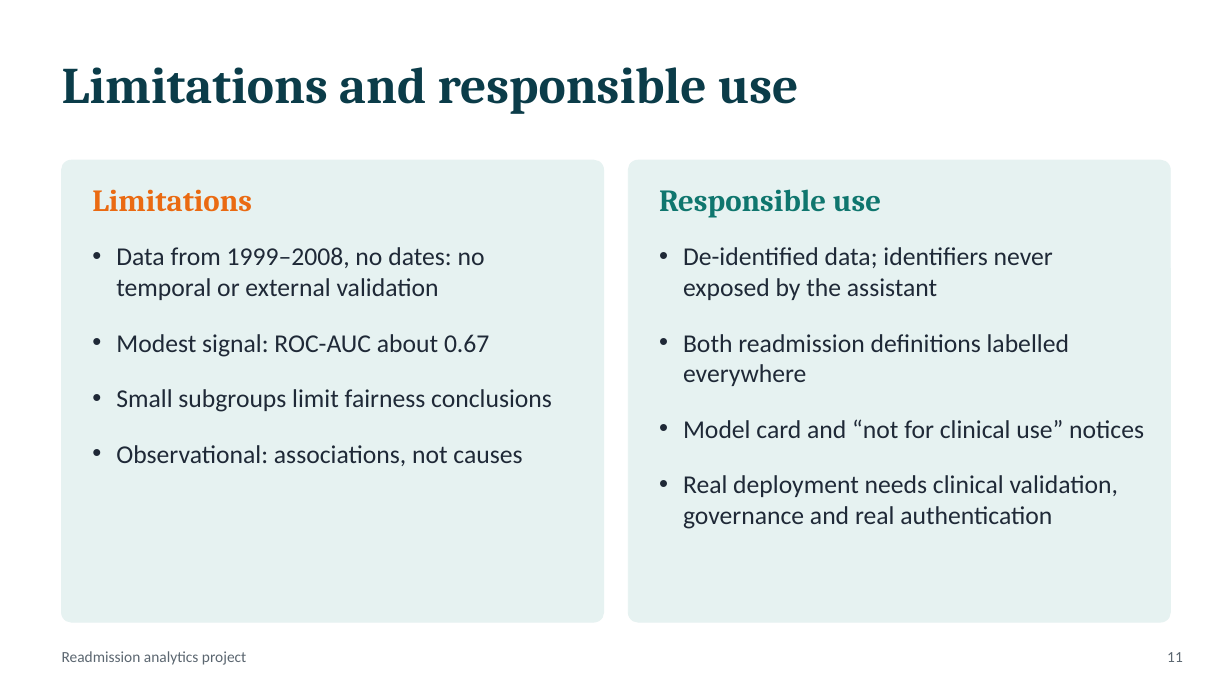
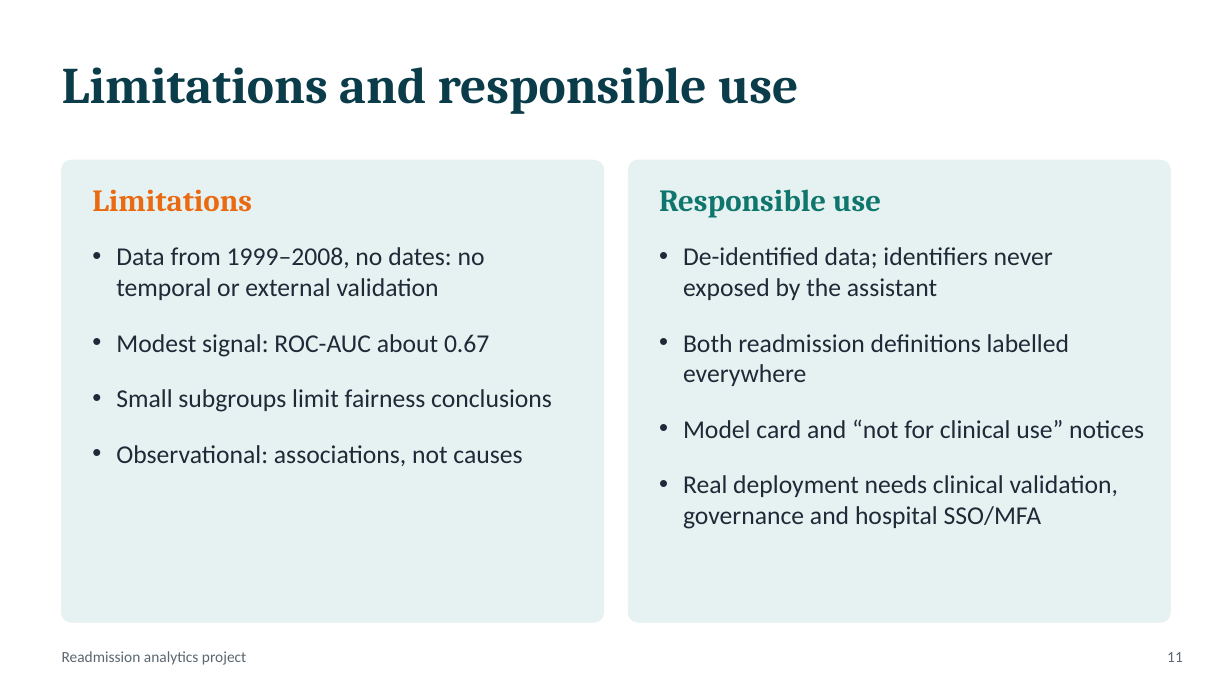
Before and after one commit to balavignesh16/MedOrch, a slide deck: slide 11 of docs/academic/MedOrch_Slides.pptx. Drawn at 1232x693 pixels with LibreOffice and Linux fonts; fonts in the diff are those of the drawing. Boxes give left, top, right and bottom in pixels: in the first picture for what was removed or moved away, otherwise in the second. Text is boxed around its words. In the diff, an @@ line names an element or a change of style, - is before the commit and + after.

```diff
--- a/docs/academic/MedOrch_Slides.pptx
+++ b/docs/academic/MedOrch_Slides.pptx
@@ text at (683,475,1118,529): text changed @@
-• Real deployment needs clinical validation, governance and real authentication
+• Real deployment needs clinical validation, governance and hospital SSO/MFA
```
Also in this commit, not shown: 35 other files.
